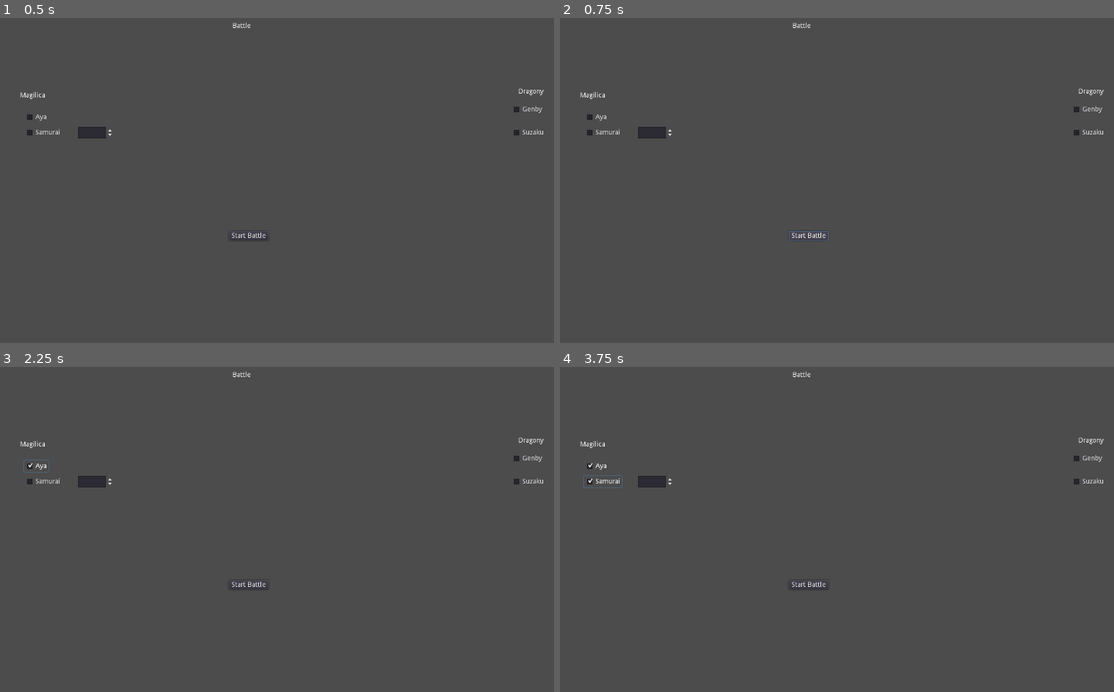
Above: before the commit, frames 1-4 (two rows, left to right).
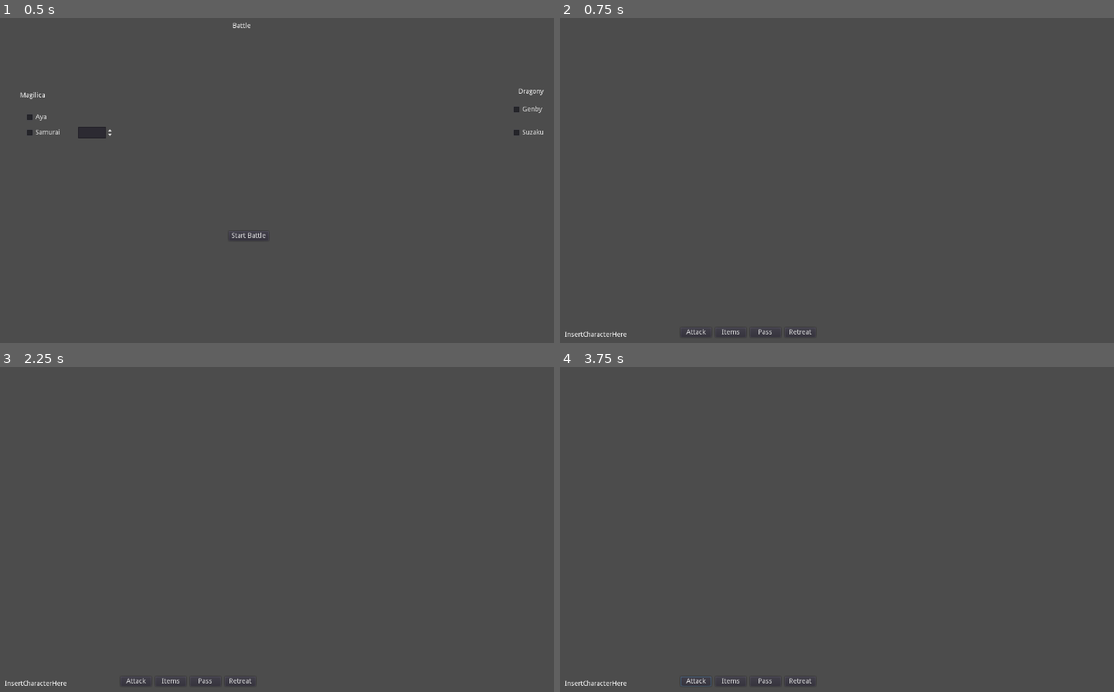
Above: after the commit, the same moments.

Repository: Tech-FZ/Project-Magilica
Game: Godot game, scene res://assets/menus/custom-battles/CustomBattleMenu.tscn
Two runs of this game, one before a commit and one after it. Both use one fixed random seed, a clock stepped at 60 frames per second and the inputs below. The project has no main scene, so this scene is started directly.
Inputs (mouse positions are in pixels of both pictures, inside the frame that each line leads up to):
- Up to frame 1 (0.5 s): no input
- Up to frame 2 (0.75 s): click "Start Battle" at 0.5 s
- Up to frame 3 (2.25 s): click (249, 584) at 1.25 s, where only the run before the commit has a clickable "Start Battle"; click (38, 467) at 2 s, where only the run before the commit has a clickable "Aya"
- Up to frame 4 (3.75 s): click (698, 682) at 2.75 s, where only the run after the commit has a clickable "Attack"; click (604, 480) at 3.5 s, where only the run before the commit has a clickable "Samurai"

Frame 1 is identical in both runs. In frame 2, 0.7% of the frame differs, in the area x 0-99%, y 1-99%; in frame 3, 0.7%; in frame 4, 0.8%.

Commit message:
Scripted debug menu for custom battles

Diff:
--- /dev/null
+++ b/src/assets/menus/custom-battles/CustomBattleMenu.gd
@@ -0,0 +1,33 @@
+extends Control
+
+
+# Declare member variables here. Examples:
+var write_as_txt = ""
+
+
+# Called when the node enters the scene tree for the first time.
+func _ready():
+	pass # Replace with function body.
+
+
+# Called every frame. 'delta' is the elapsed time since the previous frame.
+func _process(_delta):
+	if $StartBtn.pressed:
+		if $AyaCheckbox.pressed:
+			write_as_txt += "aya*1\n"
+
+		if $SamuraiCheckbox.pressed:
+			write_as_txt += "samurai*" + str($SamuraiSpinBox.value) + "\n"
+
+		if $GenbyCheckbox.pressed:
+			write_as_txt += "genby*1\n"
+
+		if $SuzakuCheckbox.pressed:
+			write_as_txt += "suzaku*1\n"
+
+		var battleFile = File.new()
+		battleFile.open("user://battle.txt", File.WRITE)
+		battleFile.store_string(write_as_txt)
+		battleFile.close()
+
+		var _changeScene = get_tree().change_scene("res://assets/battle-areas/BattleEnv1/BattleEnv1.tscn")
--- a/src/assets/menus/custom-battles/CustomBattleMenu.tscn
+++ b/src/assets/menus/custom-battles/CustomBattleMenu.tscn
@@ -1,8 +1,11 @@
-[gd_scene format=2]
+[gd_scene load_steps=2 format=2]
+
+[ext_resource path="res://assets/menus/custom-battles/CustomBattleMenu.gd" type="Script" id=1]
 
 [node name="CustomBattleMenu" type="Control"]
 anchor_right = 1.0
 anchor_bottom = 1.0
+script = ExtResource( 1 )
 
 [node name="AyaCheckbox" type="CheckBox" parent="."]
 margin_left = 72.0
@@ -16,6 +19,8 @@
 margin_top = 232.0
 margin_right = 258.0
 margin_bottom = 256.0
+min_value = 1.0
+value = 1.0
 
 [node name="SamuraiCheckbox" type="CheckBox" parent="."]
 margin_left = 72.0
Not shown, changed: CHANGELOG.md
